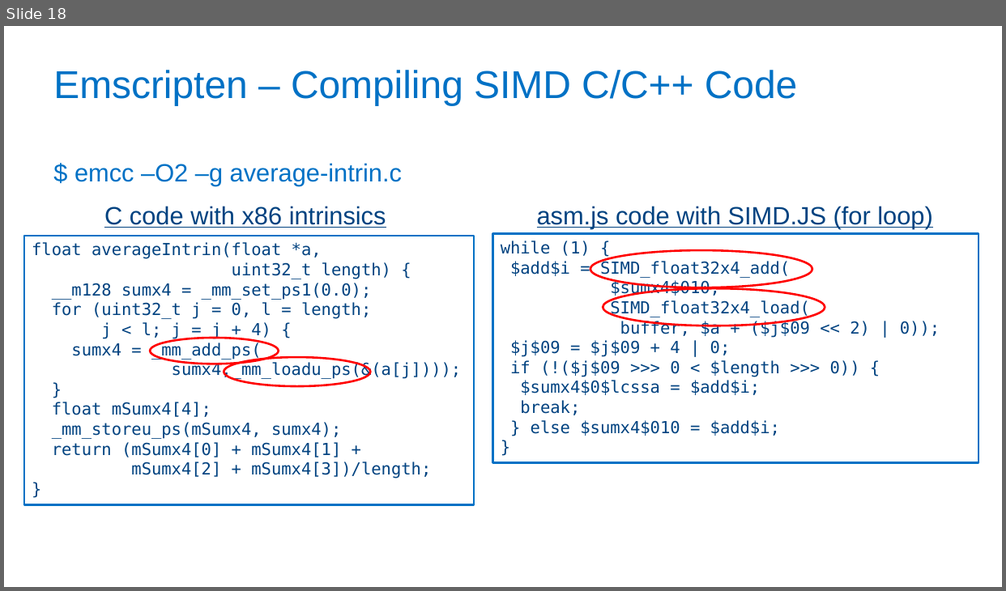
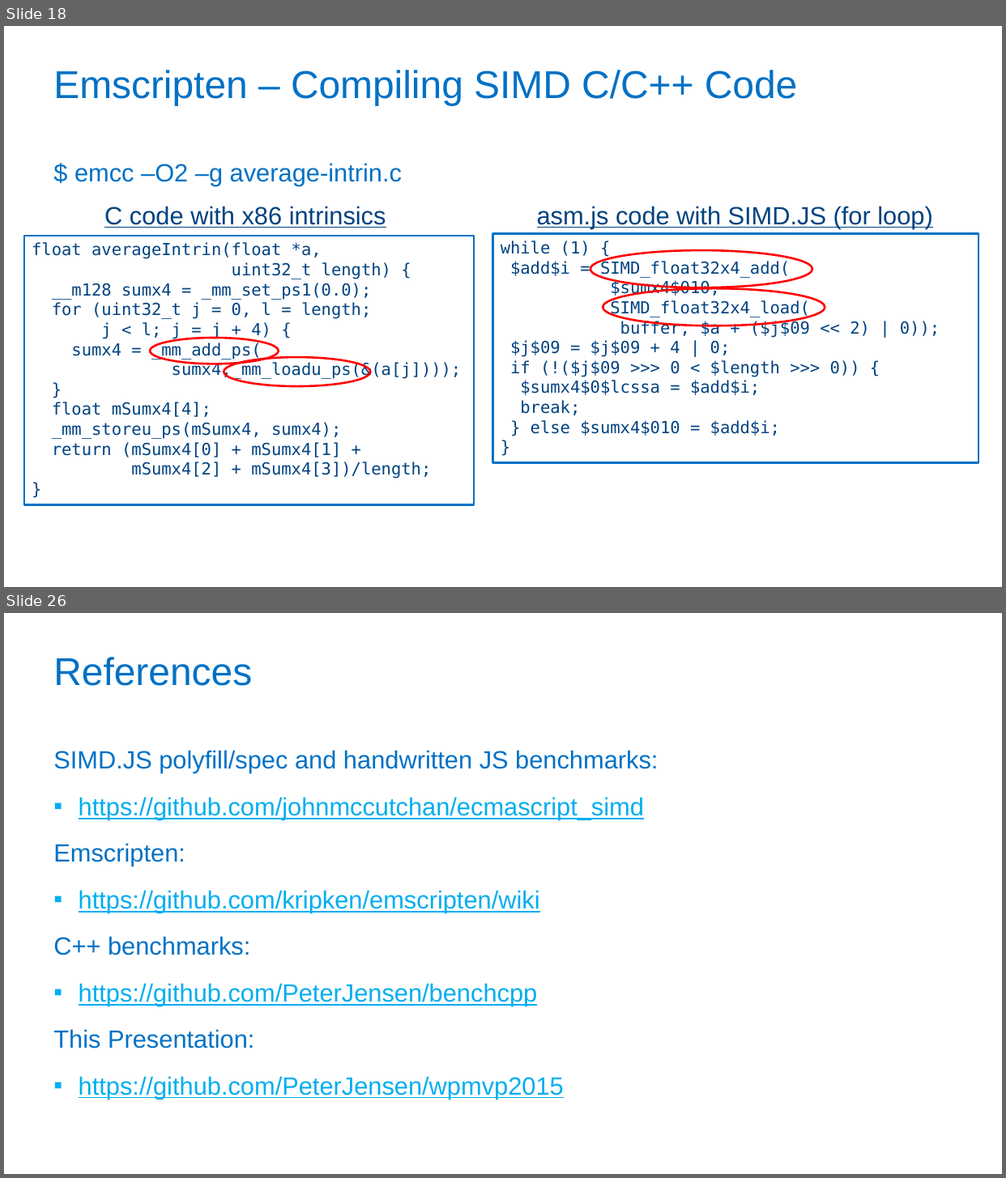
Before and after one commit to PeterJensen/wpmvp2015, a slide deck: simdjs-presentation.pptx. Shown one above the other, each under a label of ours: slide 18 before the commit, slides 18 and 26 after it; the slides between them are not shown. The pictures are 1006x591 and 1006x1178 pixels, drawn with LibreOffice and Linux fonts; fonts in the diff are those of the drawing; background and template pictures are left out. Boxes give left, top, right and bottom in pixels: in the first picture for what was removed or moved away, otherwise in the second. Text is boxed around its words. In the diff, an @@ line names an element or a change of style, - is before the commit and + after.

```diff
--- a/simdjs-presentation.pptx
+++ b/simdjs-presentation.pptx
@@ slide 26 added at (x1=4, y1=613, x2=1002, y2=1174), background #FFFFFF @@
@@ title added at (x1=53, y1=657, x2=252, y2=686), 37.3 pt, text #0071C5 @@
+References
@@ text added at (x1=53, y1=750, x2=658, y2=1099), 24 pt, text #00AEEF, underline @@
+SIMD.JS polyfill/spec and handwritten JS benchmarks:
+  ▪ https://github.com/johnmccutchan/ecmascript_simd
+Emscripten:
+  ▪ https://github.com/kripken/emscripten/wiki
+C++ benchmarks:
+  ▪ https://github.com/PeterJensen/benchcpp
+This Presentation:
+  ▪ https://github.com/PeterJensen/wpmvp2015
```
Also in this commit, not shown: 5 slides changed, 7 other slides added, 1 other file.
